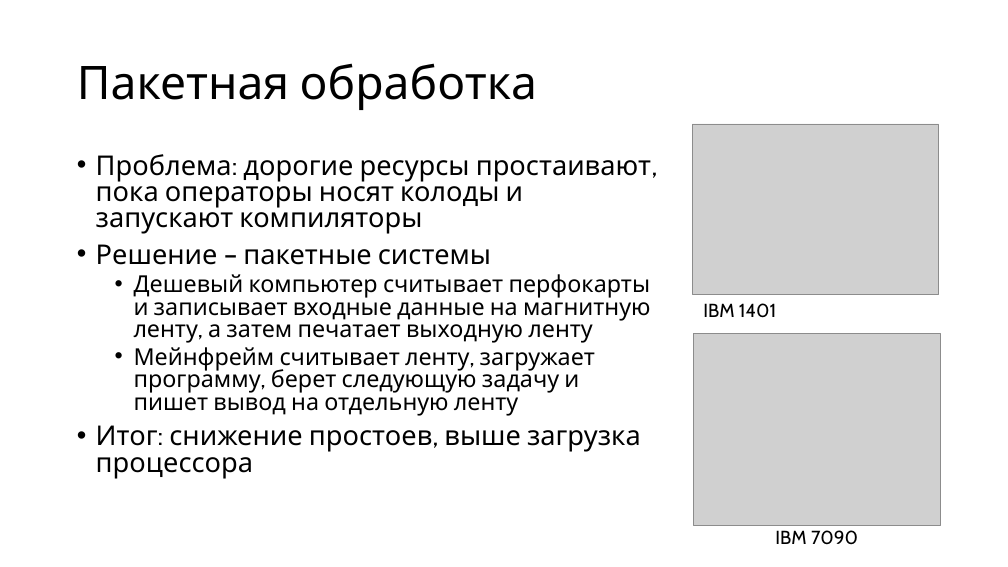
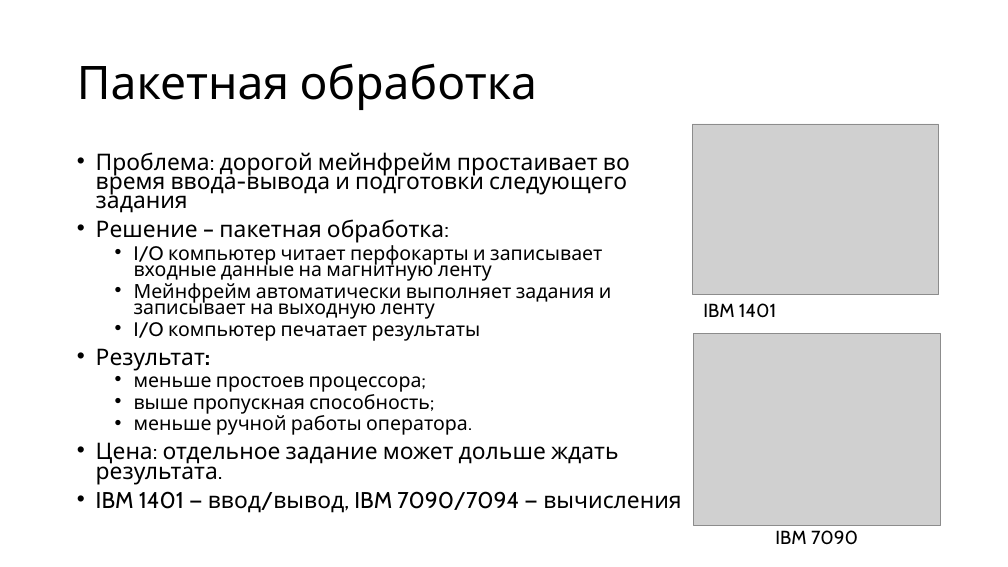
Before and after one commit to alexey-malov/os-course, a slide deck: slide 13 of lectures/01/Введение в ОС.pptx (slide 18 before the commit). Drawn at 1008x567 pixels with LibreOffice and Linux fonts; fonts in the diff are those of the drawing; grey boxes stand for pictures. Boxes give left, top, right and bottom in pixels: in the first picture for what was removed or moved away, otherwise in the second. Text is boxed around its words. In the diff, an @@ line names an element or a change of style, - is before the commit and + after.

```diff
--- a/lectures/01/Введение в ОС.pptx
+++ b/lectures/01/Введение в ОС.pptx
@@ text at [96,152,681,513]: text changed; size 22.2 to 18.6 pt @@
-• Проблема: дорогие ресурсы простаивают, пока операторы носят колоды и запускают компиляторы
-• Решение – пакетные системы
-  • Дешевый компьютер считывает перфокарты и записывает входные данные на магнитную ленту, а затем печатает выходную ленту
-  • Мейнфрейм считывает ленту, загружает программу, берет следующую задачу и пишет вывод на отдельную ленту
-• Итог: снижение простоев, выше загрузка процессора
+• Проблема: дорогой мейнфрейм простаивает во время ввода-вывода и подготовки следующего задания
+• Решение – пакетная обработка:
+  • I/O компьютер читает перфокарты и записывает входные данные на магнитную ленту
+  • Мейнфрейм автоматически выполняет задания и записывает на выходную ленту
+  • I/O компьютер печатает результаты
+• Результат:
+  • меньше простоев процессора;
+  • выше пропускная способность;
+  • меньше ручной работы оператора.
+• Цена: отдельное задание может дольше ждать результата.
+• IBM 1401 — ввод/вывод, IBM 7090/7094 — вычисления
```
Also in this commit, not shown: 18 other slides changed, 19 slides added, 44 slides removed.
